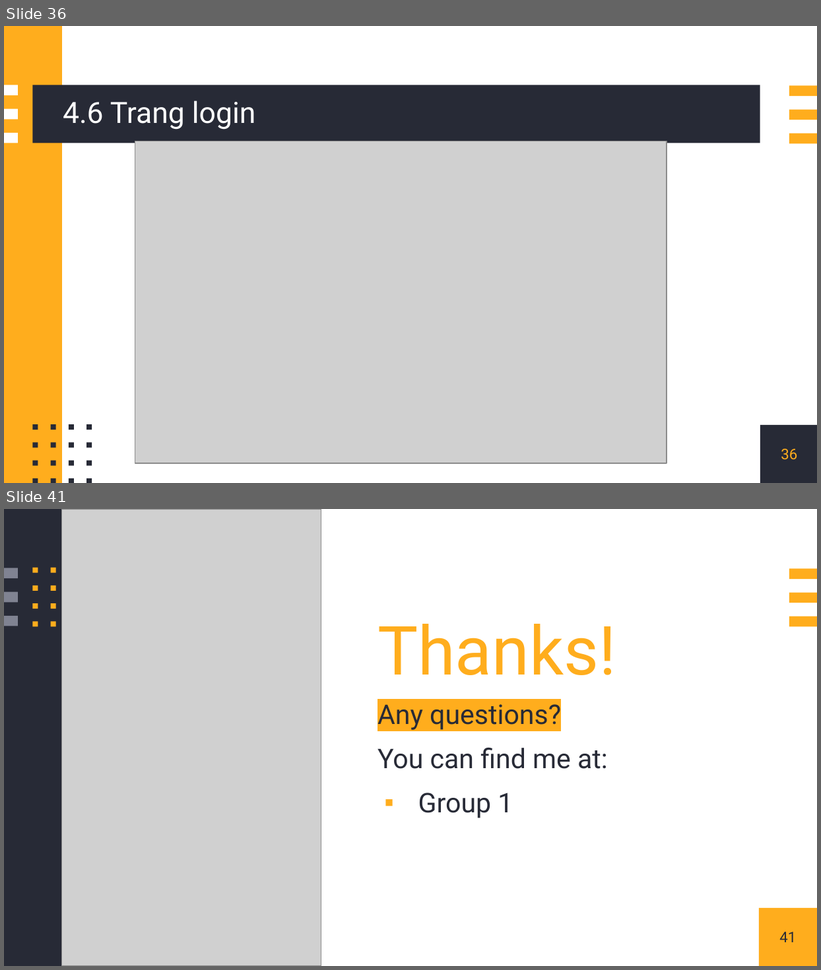
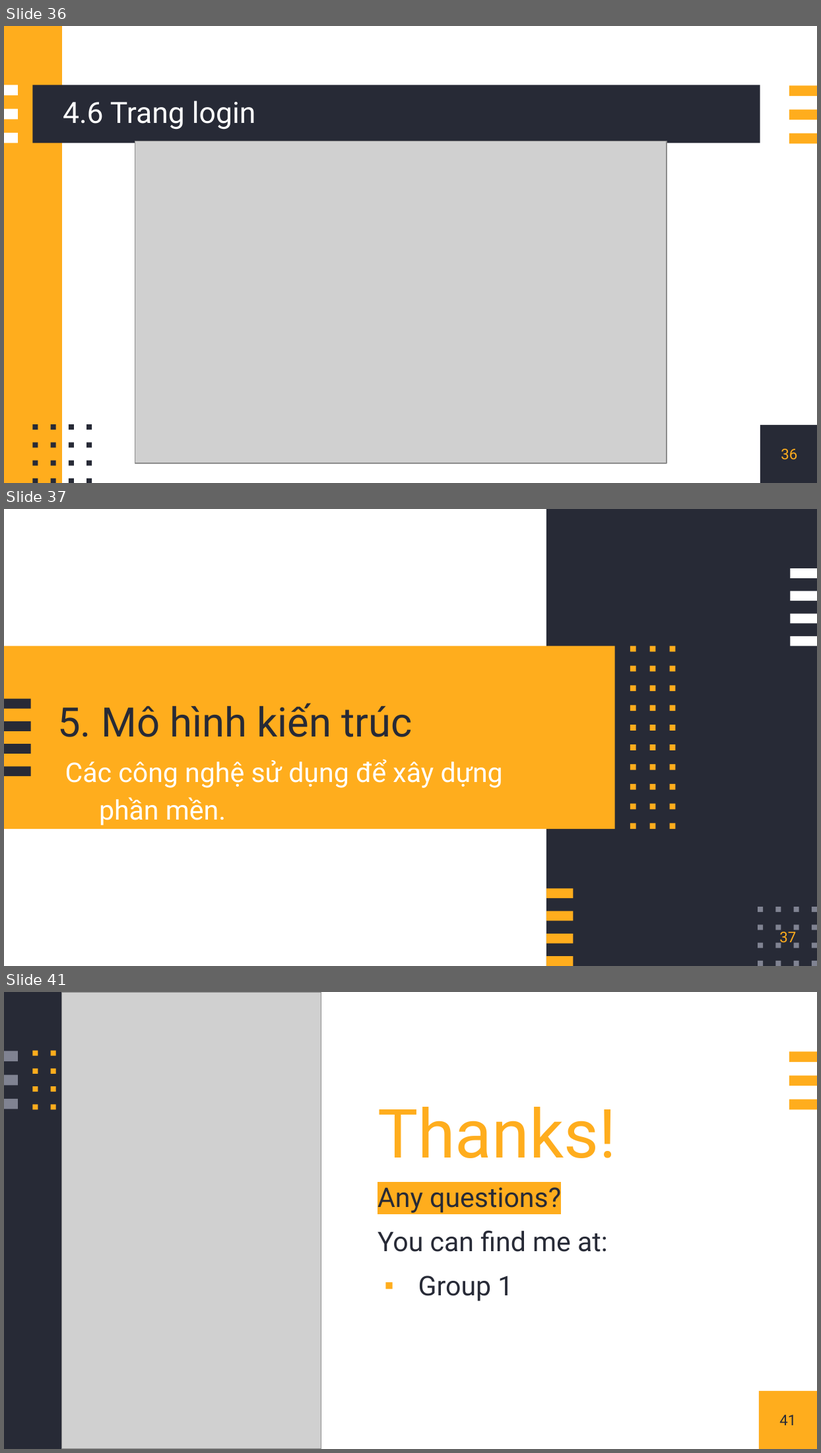
Before and after one commit to doitino/DoAn_CNPM_QuanLyGiangVien, a slide deck: nhom1.pptx. Shown one above the other, each under a label of ours: slides 36 and 41 before the commit, slides 36, 37 and 41 after it; the slides between them are not shown. The pictures are 821x970 and 821x1453 pixels, drawn with LibreOffice and Linux fonts; fonts in the diff are those of the drawing; grey boxes stand for pictures. Boxes give left, top, right and bottom in pixels: in the first picture for what was removed or moved away, otherwise in the second. Text is boxed around its words. In the diff, an @@ line names an element or a change of style, - is before the commit and + after.

```diff
--- a/nhom1.pptx
+++ b/nhom1.pptx
@@ slide 37 added at bbox=[4, 509, 817, 966], background #FFFFFF @@
@@ rectangle added at bbox=[547, 509, 817, 966], fill #272A36 @@
@@ group added at bbox=[65, 509, 123, 568]: 16 rectangles @@
@@ rectangle added at bbox=[4, 646, 614, 829], fill #FFAD1D @@
@@ group added at bbox=[790, 568, 817, 646]: 4 rectangles @@
@@ title added at bbox=[57, 703, 413, 737], 36 pt, text #272A36 @@
+5. Mô hình kiến trúc
@@ subtitle added at bbox=[65, 759, 503, 826], 24 pt, text #FFFFFF @@
+Các công nghệ sử dụng để xây dựng phần mền.
@@ group added at bbox=[4, 699, 31, 776]: 4 rectangles @@
@@ group added at bbox=[630, 646, 676, 829]: 30 rectangles @@
@@ page number added at bbox=[780, 929, 796, 947], 13 pt, text #FFAD1D @@
+37
@@ group added at bbox=[547, 889, 573, 966]: 4 rectangles @@
@@ group added at bbox=[758, 908, 817, 966]: 16 rectangles @@
```
Also in this commit, not shown: 3 slides changed, 2 slides removed.
